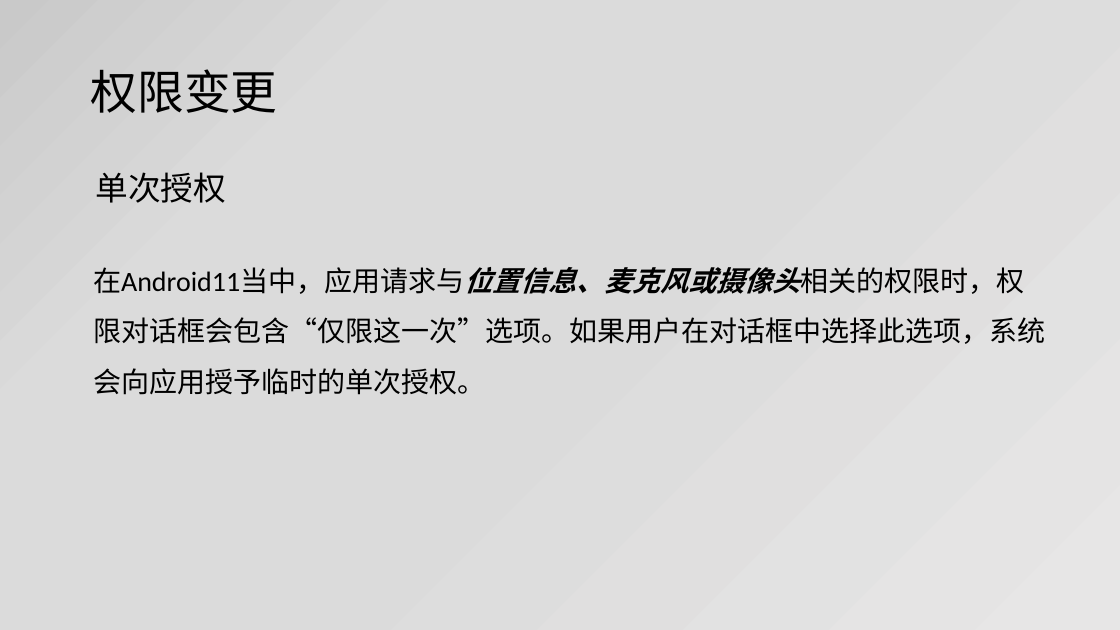
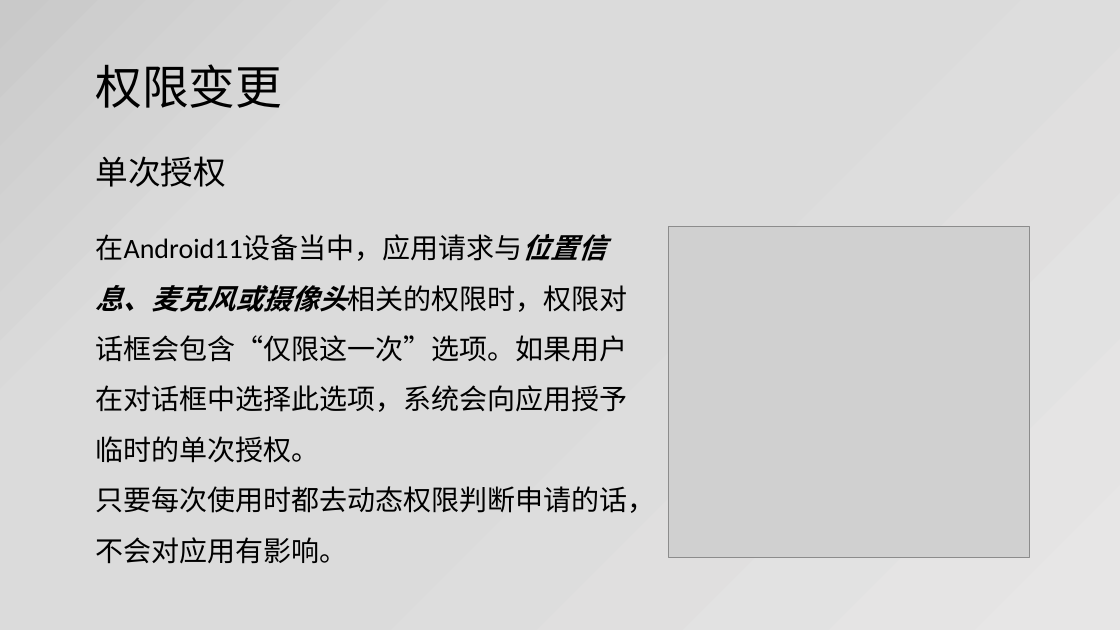
Before and after one commit to jianjunxiao/Adaptation, a slide deck: slide 19 of Android10、11适配.pptx (slide 16 before the commit). Drawn at 1120x630 pixels with LibreOffice and Linux fonts; fonts in the diff are those of the drawing; grey boxes stand for pictures. Boxes give left, top, right and bottom in pixels: in the first picture for what was removed or moved away, otherwise in the second. Text is boxed around its words. In the diff, an @@ line names an element or a change of style, - is before the commit and + after.

Commit message:
后台位置

```diff
--- a/Android10、11适配.pptx
+++ b/Android10、11适配.pptx
@@ title "权限变更": place and size @@
-title "权限变更" at <box>91,69,278,113</box>
+title "权限变更" at <box>96,64,283,108</box>
@@ text "单次授权": place and size @@
-text "单次授权" at <box>96,172,227,203</box>
+text "单次授权" at <box>96,156,227,187</box>
@@ text at <box>96,234,656,564</box>: text changed @@
-在Android11当中，应用请求与位置信息、麦克风或摄像头相关的权限时，权限对话框会包含“仅限这一次”选项。如果用户在对话框中选择此选项，系统会向应用授予临时的单次授权。
+在Android11设备当中，应用请求与位置信息、麦克风或摄像头相关的权限时，权限对话框会包含“仅限这一次”选项。如果用户在对话框中选择此选项，系统会向应用授予临时的单次授权。
+只要每次使用时都去动态权限判断申请的话，不会对应用有影响。
@@ picture added at <box>669,227,1029,557</box> @@
```
Also in this commit, not shown: 2 other slides changed, 9 slides added, 12 other files.
